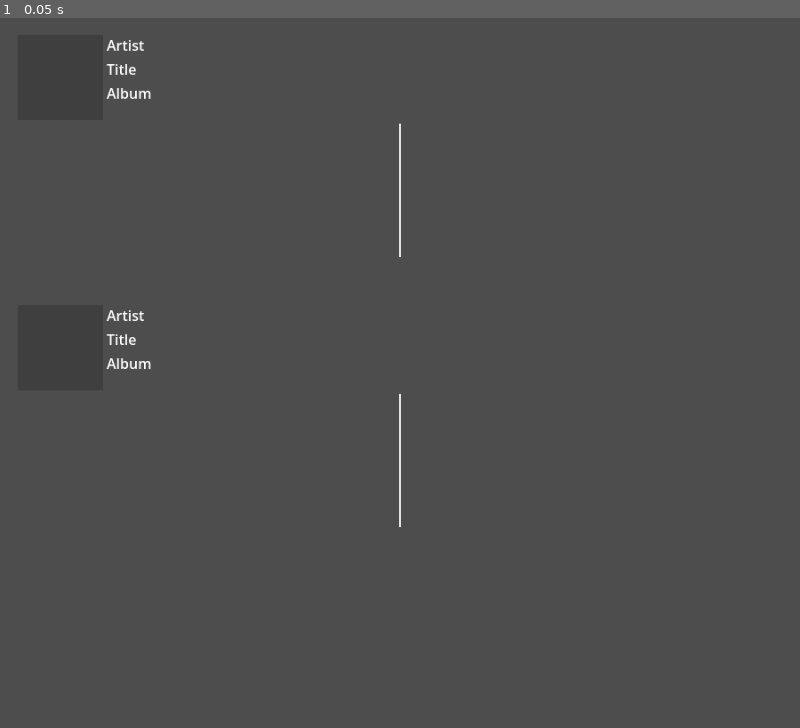
Above: before the commit, frame 1.
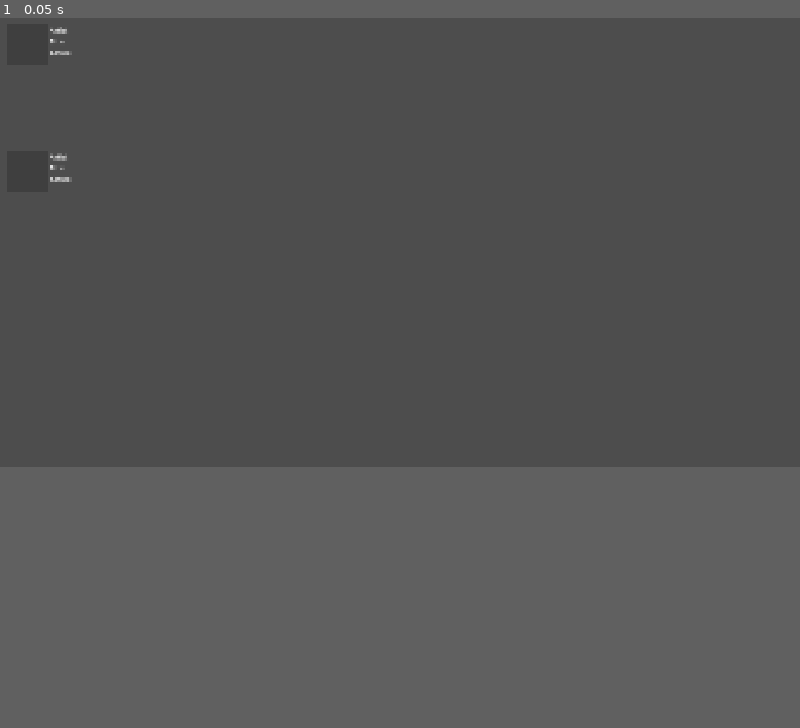
Above: after the commit, the same moment.

Repository: adufou/mix-visualizer
Game: Godot game, scene res://scenes/main.tscn
The game is run twice, just before and just after one commit, with the same random seed, the same clock (stepped at 60 frames per second) and the same inputs.
Inputs:
- Up to frame 1 (0.05 s): no input
In our replay, the window is 800x711 before the commit and 800x450 after it. These sizes can differ from the game's own. Grey fills any space a smaller window leaves; there, only what the larger window draws over its background counts as a difference.

The runs differ from the first frame. In frame 1, 0.4% of the frame differs, in the area x 6-51%, y 1-72%.

Commit message:
feat: fix at 1080p

Diff:
--- a/project.godot
+++ b/project.godot
@@ -14,15 +14,16 @@
 run/main_scene="res://scenes/main.tscn"
 config/features=PackedStringArray("4.7", "Forward Plus")
 
-[display]
-
-window/size/viewport_width=900
-window/size/viewport_height=800
-
 [autoload]
 
 MixxxClient="*res://autoload/mixxx_client.gd"
 
+[display]
+
+window/size/viewport_width=1920
+window/size/viewport_height=1080
+window/stretch/mode="canvas_items"
+
 [rendering]
 
 renderer/rendering_method="mobile"
